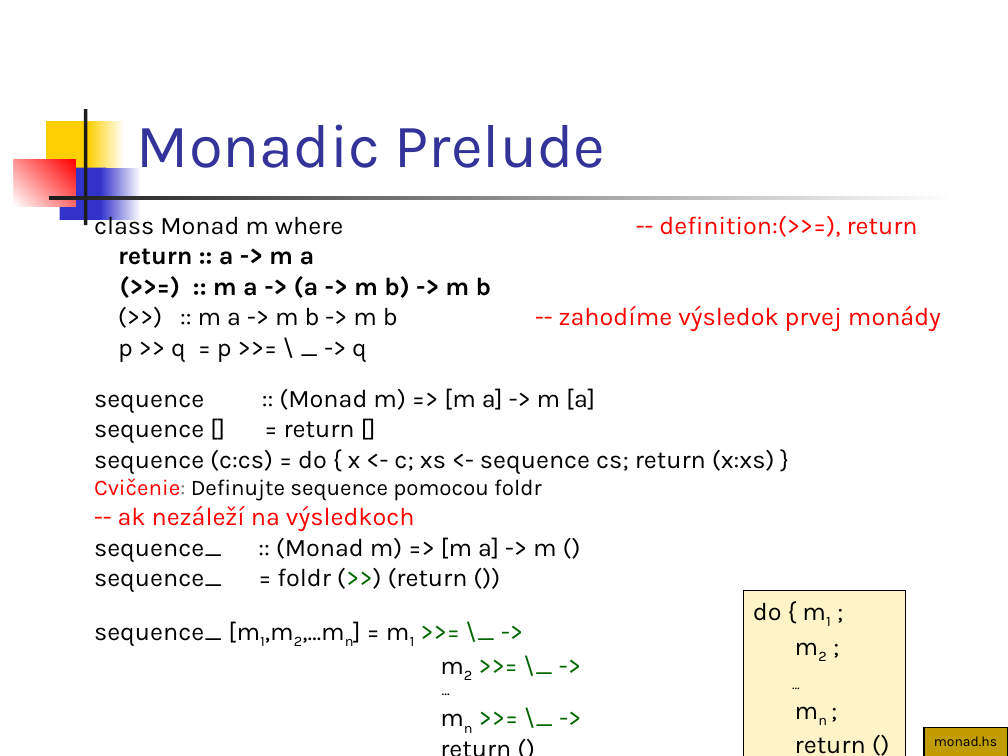
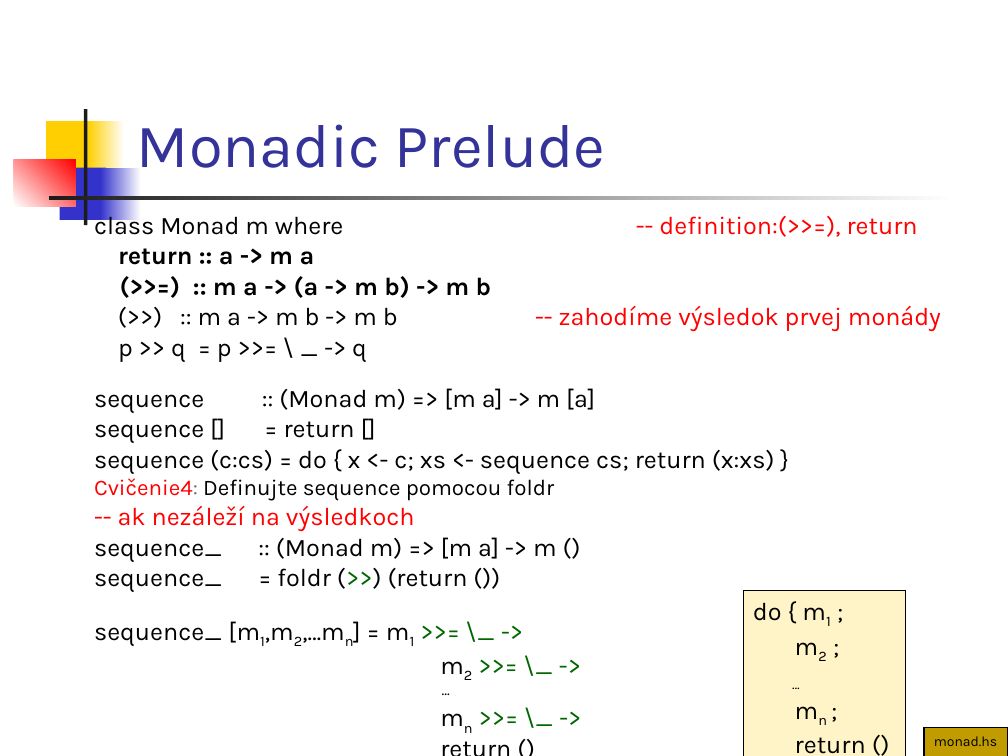
Before and after one commit to Funkcionalne/Prednasky, a slide deck: slide 15 of 12/12_fpro.ppt. Drawn at 1008x756 pixels with LibreOffice and Linux fonts; fonts in the diff are those of the drawing. Boxes give left, top, right and bottom in pixels: in the first picture for what was removed or moved away, otherwise in the second. Text is boxed around its words. In the diff, an @@ line names an element or a change of style, - is before the commit and + after.

```diff
--- a/12/12_fpro.ppt
+++ b/12/12_fpro.ppt
@@ text at (94, 478, 554, 501): text changed @@
-Cvičenie: Definujte sequence pomocou foldr
+Cvičenie4: Definujte sequence pomocou foldr
```
Also in this commit, not shown: 18 other slides changed, 13 slides added, 1 other file.
